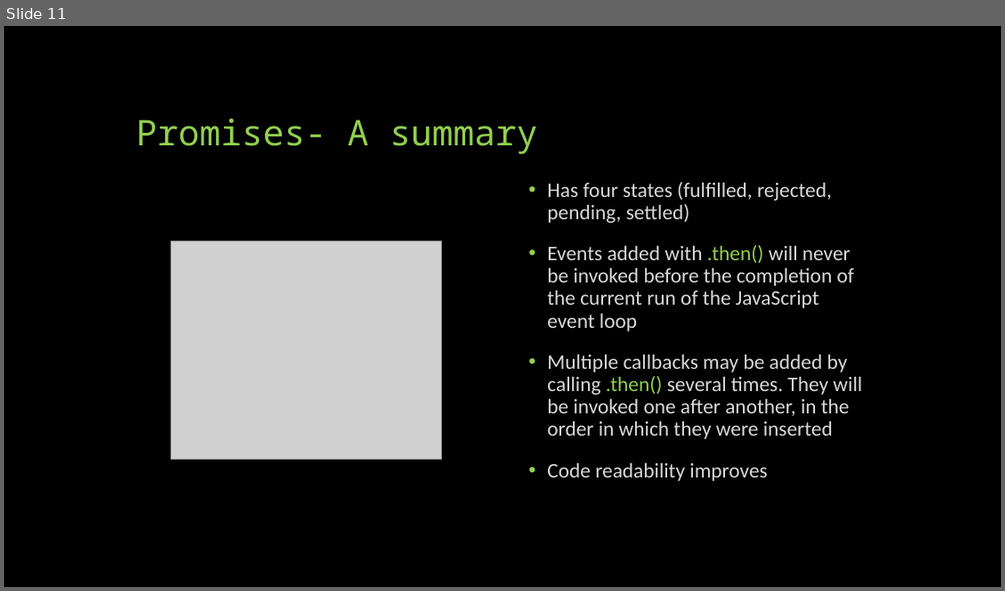
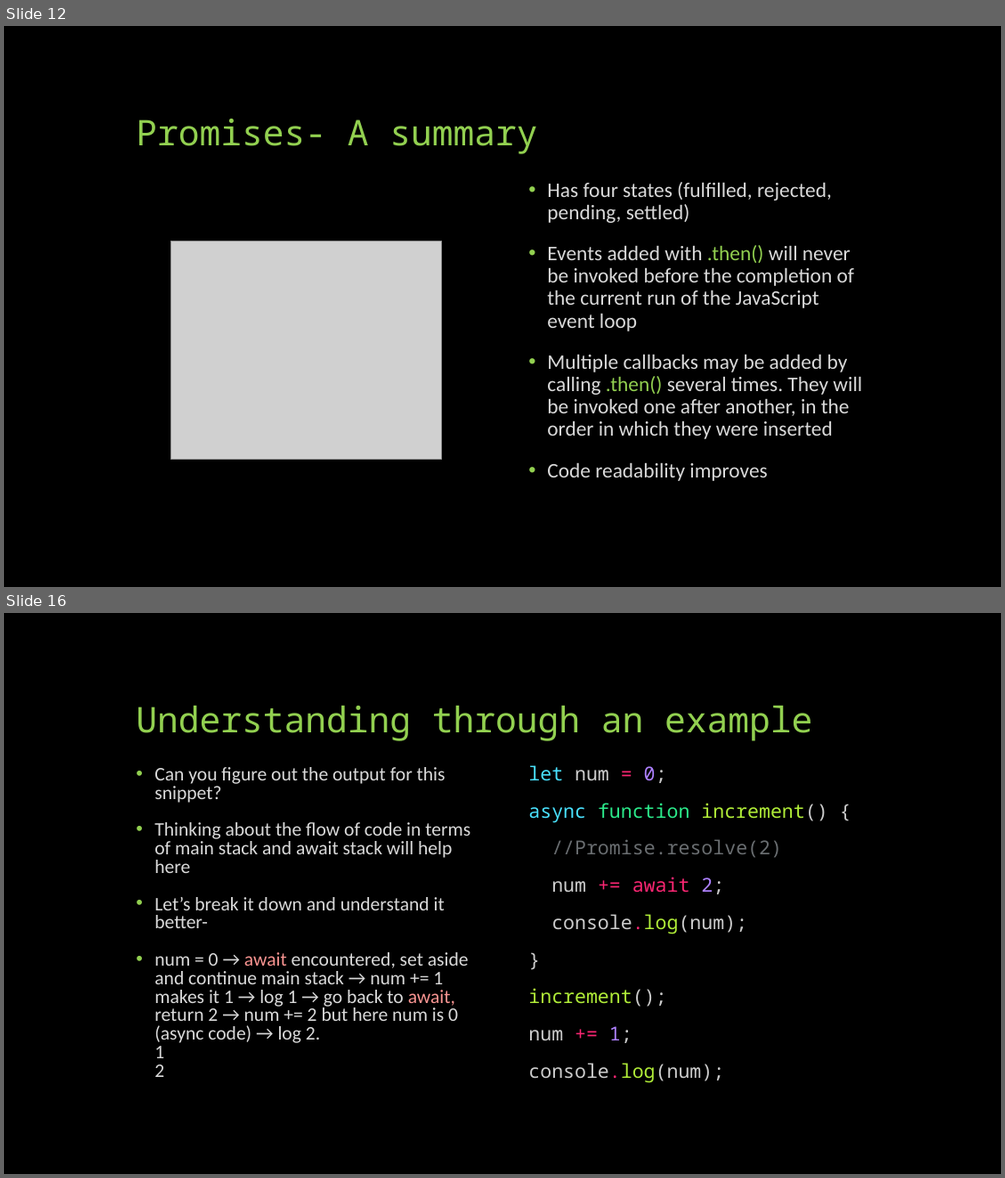
Before and after one commit to sneaky-potato/KOSS-Selection-Tasks, a slide deck: Async Await Promises and Callbacks in JavaScript.pptx. Shown one above the other, each under a label of ours: slide 11 before the commit, slides 12 and 16 after it; the slides between them are not shown. The pictures are 1005x591 and 1005x1178 pixels, drawn with LibreOffice and Linux fonts; fonts in the diff are those of the drawing; grey boxes stand for pictures. Boxes give left, top, right and bottom in pixels: in the first picture for what was removed or moved away, otherwise in the second. Text is boxed around its words. In the diff, an @@ line names an element or a change of style, - is before the commit and + after.

```diff
--- a/Async Await Promises and Callbacks in JavaScript.pptx
+++ b/Async Await Promises and Callbacks in JavaScript.pptx
@@ slide 16 added at [4, 613, 1001, 1174], background #000000 @@
@@ title added at [136, 706, 812, 741], 34 pt, text #92D050 @@
+Understanding through an example
@@ text added at [154, 767, 470, 1077], 18.5 pt, text #D9D9D9 @@
+• Can you figure out the output for this snippet?
+• Thinking about the flow of code in terms of main stack and await stack will help here
+• Let’s break it down and understand it better-
+• num = 0 → await encountered, set aside and continue main stack → num += 1 makes it 1 → log 1 → go back to await, return 2 → num += 2 but here num is 0 (async code) → log 2.
+  1
+  2
@@ text added at [528, 765, 827, 1083], 18.5 pt, text #CCCCCC @@
+let num = 0;
+async function increment() {
+//Promise.resolve(2)
+num += await 2;
+console.log(num);
+}
+increment();
+num += 1;
+console.log(num);
@@ what was slide 11 is now slide 12 @@
```
Also in this commit, not shown: 3 slides changed, 4 other slides added, 1 slide removed.
